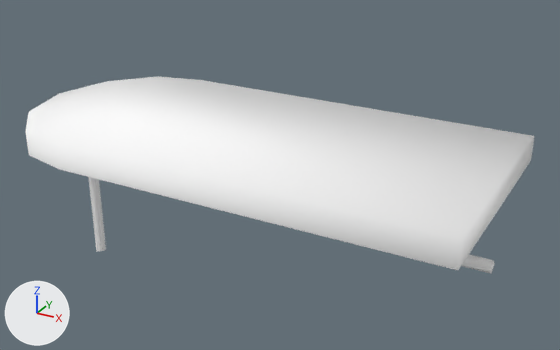
The glTF model public/3d/item/model__item__shop.ofs_3110_0/3110IMRL08_09.gltf: old version first, new version second.
Both versions are drawn from a camera (50 mm lens) standing at (1.49, -2.44, 1.81) and looking at (0.08, 0.12, 0.53). Lighting does not change. The marker at lower left points along +X, +Y and +Z. The first picture is the older version.

Objects in the first picture: '3110IMRL08_09'.
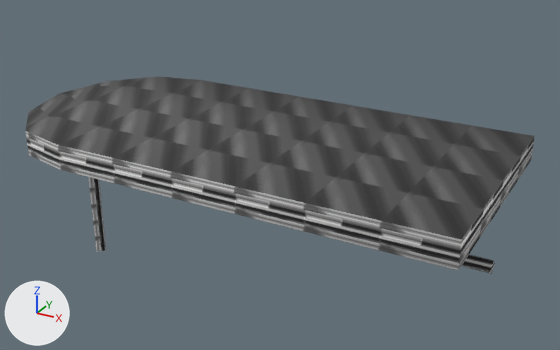
Where the change shows, as pixel boxes [x1, y1, x2, y2] in the pictures (560 x 350 px):
'3110IMRL08_09', surface changed (white to grey)
    both: [26, 76, 535, 274]

Diff of the bpy script that builds the scene:
```diff
--- a/public/3d/item/model__item__shop.ofs_3110_0/3110IMRL08_09.gltf.py
+++ b/public/3d/item/model__item__shop.ofs_3110_0/3110IMRL08_09.gltf.py
@@ img_imrl08_09_0 @@
+img_imrl08_09_0 = load_image('imrl08_09_0', '_unpacked/imrl08_09_0', 64, 32, 'sRGB')
@@ img_imrl08_09_1 @@
+img_imrl08_09_1 = load_image('imrl08_09_1', '_unpacked/imrl08_09_1', 64, 32, 'sRGB')
@@ mat_imrl08_09_1 @@
 mat_imrl08_09_1 = principled_material('imrl08_09_1')
-mat_imrl08_09_1.base_color = (1.0, 1.0, 1.0)  # white #ffffff
+mat_imrl08_09_1.texture = img_imrl08_09_1
 mat_imrl08_09_1.roughness = 1.0
@@ mat_imrl08_09_0 @@
 mat_imrl08_09_0 = principled_material('imrl08_09_0')
-mat_imrl08_09_0.base_color = (1.0, 1.0, 1.0)  # white #ffffff
+mat_imrl08_09_0.texture = img_imrl08_09_0
 mat_imrl08_09_0.roughness = 1.0
```
